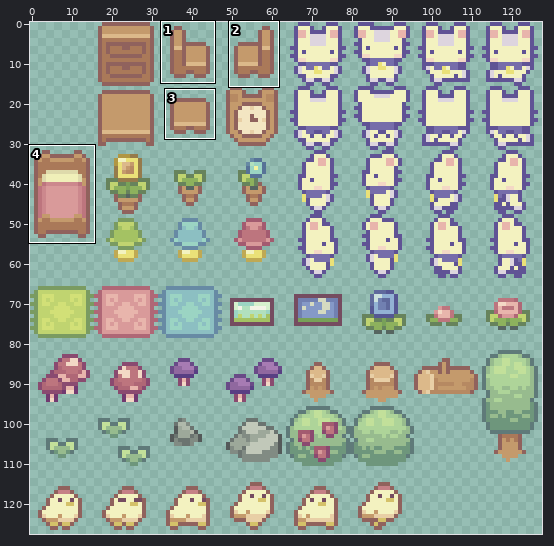
Two versions of one sprite sheet, src/objects.png. Above: a wide view before the commit, with the close-up outlined.
Close-up. First the earlier version:
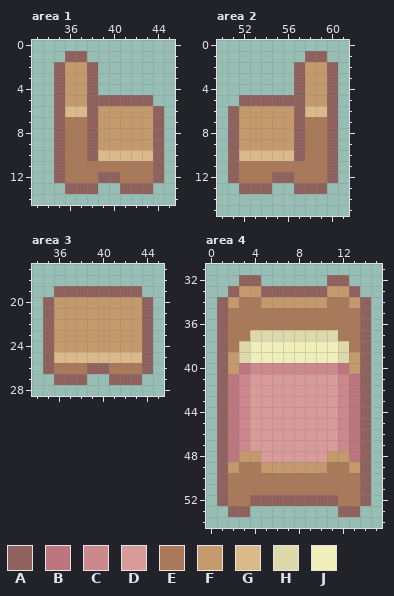
The file is 128x128 pixels. Colours within 5 levels of each other are drawn and written as one. Shown: area 1: x 33..45, y 0..14; area 2: x 50..61, y 0..15; area 3: x 34..45, y 17..28; area 4: x 0..15, y 31..54. The commit also changed other parts of the picture, which this record leaves out.
Palette (. is transparent): A #90625d  B #bd757e  C #cc888d  D #d99a9a  E #aa7959  F #c49a6c  G #dcb98a  H #ded9ab  J #f0efb9
The same view after the edit:
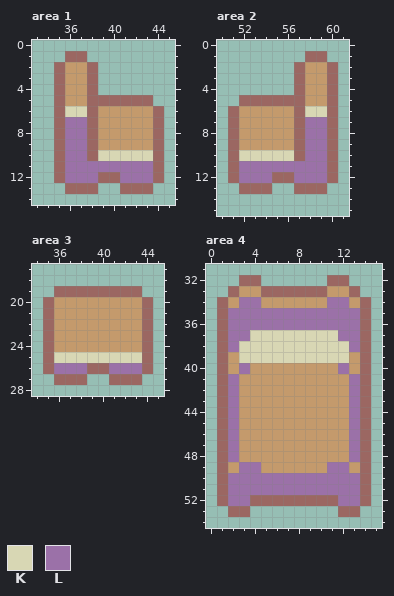
Colours new in this view: K #d8d7b4  L #9b71a8
Difference:
Colour A changes from #90625d to #9b6762.
Area 1:
The author changed colour G to colour K in row 6 at x 36 to 37; in row 10 at x 39 to 43.
The author changed colour E to colour L in rows 7 to 10 at x 36 to 37; in row 11 at x 36 to 43; in row 12 at x 36 to 38 and 41 to 43.
Area 2:
The author changed colour G to colour K in row 6 at x 58 to 59; in row 10 at x 52 to 56.
The author changed colour E to colour L in rows 7 to 10 at x 58 to 59; in row 11 at x 52 to 59; in row 12 at x 52 to 54 and 57 to 59.
Area 3:
The author changed colour G to colour K in row 25 at x 36 to 43.
The author changed colour E to colour L in row 26 at x 36 to 38 and 41 to 43.
Area 4:
The author changed colour C to colour F in row 40 at x 4 to 11; in rows 41 to 47 at x 3 and 12.
The author changed colour D to colour F in rows 41 to 47 at x 4 to 11; in row 48 at x 5 to 10.
The author changed colour H to colour K in row 37 at x 4 to 11; in rows 38 to 39 at x 3 and 12.
The author changed colour J to colour K in rows 38 to 39 at x 4 to 11.
The author changed colour B to colour L in row 40 at x 3 and 12; in rows 41 to 48 at x 2 and 13.
The author changed colour E to colour L in row 34 at x 3 to 4 and 11 to 12; in rows 35 to 36 at x 2 to 13; in row 37 at x 2 to 3 and 12 to 13; in row 38 at x 2 and 13; in row 49 at x 3 to 4 and 11 to 12; in rows 50 to 51 at x 2 to 13.
The author changed colour E to colour L in row 52 at x 2 to 3 and 12 to 13.
